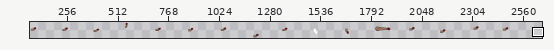
Two states of a sprite sheet, Assets/back_arm.png. The picture above shows the old version from afar; the outline marks the close-up.
Close-up. As it was:
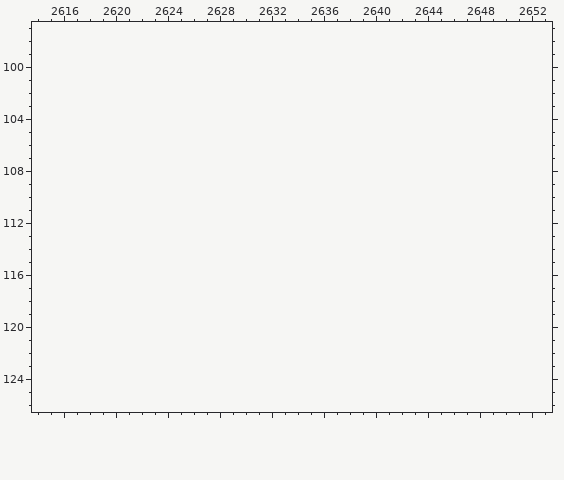
The file is 2560x180 pixels. Shown: x 2614..2653, y 97..126. The old version is drawn lined up with the new one, on the new canvas. The wide view leaves out empty margins.
After the commit:
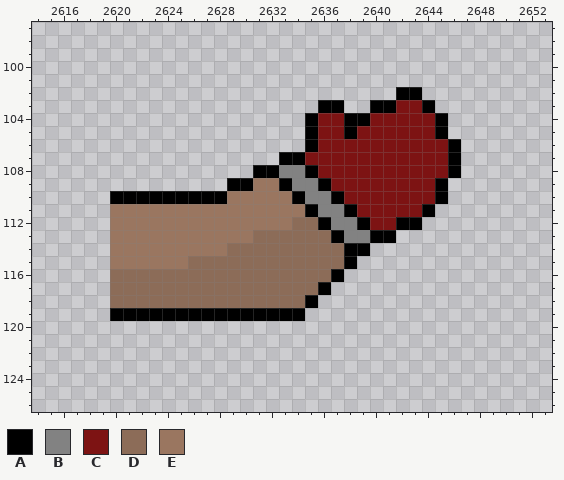
Palette (. is transparent): A #000000  B #828282  C #7d1313  D #8c6c58  E #9a7660
The exact change:
canvas 2560x180 -> 2720x180
Colour A is added in row 102 at x 2642 to 2643; in row 103 at x 2636 to 2637, 2640 to 2641 and 2644; in row 104 at x 2635, 2638 to 2639 and 2645; in row 105 at x 2635, 2638 and 2645; in row 106 at x 2635 and 2646; in row 107 at x 2633 to 2634 and 2646.
Colour A is added in row 108 at x 2631 to 2632, 2635 and 2646; in row 109 at x 2629 to 2630, 2633, 2636 and 2645; in row 110 at x 2620 to 2628, 2634, 2637 and 2645; in row 111 at x 2635, 2638 and 2644; in row 112 at x 2636, 2639 and 2642 to 2643; in row 113 at x 2637 and 2640 to 2641.
Colour A is added in row 114 at x 2638 to 2639; in row 115 at x 2638; in row 116 at x 2637; in row 117 at x 2636; in row 118 at x 2635; in row 119 at x 2620 to 2634.
Colour B is added in row 108 at x 2633 to 2634; in row 109 at x 2634 to 2635; in row 110 at x 2635 to 2636; in row 111 at x 2636 to 2637; in row 112 at x 2637 to 2638; in row 113 at x 2638 to 2639.
Colour C is added in row 103 at x 2642 to 2643; in row 104 at x 2636 to 2637 and 2640 to 2644; in row 105 at x 2636 to 2637 and 2639 to 2644; in row 106 at x 2636 to 2645; in row 107 at x 2635 to 2645; in row 108 at x 2636 to 2645.
Colour C is added in row 109 at x 2637 to 2644; in row 110 at x 2638 to 2644; in row 111 at x 2639 to 2643; in row 112 at x 2640 to 2641.
Colour D is added in row 112 at x 2634 to 2635; in row 113 at x 2631 to 2636; in row 114 at x 2629 to 2637; in row 115 at x 2626 to 2637; in row 116 at x 2620 to 2636; in row 117 at x 2620 to 2635.
Colour D is added in row 118 at x 2620 to 2634.
Colour E is added in row 109 at x 2631 to 2632; in row 110 at x 2629 to 2633; in row 111 at x 2620 to 2634; in row 112 at x 2620 to 2633; in row 113 at x 2620 to 2630; in row 114 at x 2620 to 2628.
Colour E is added in row 115 at x 2620 to 2625.
